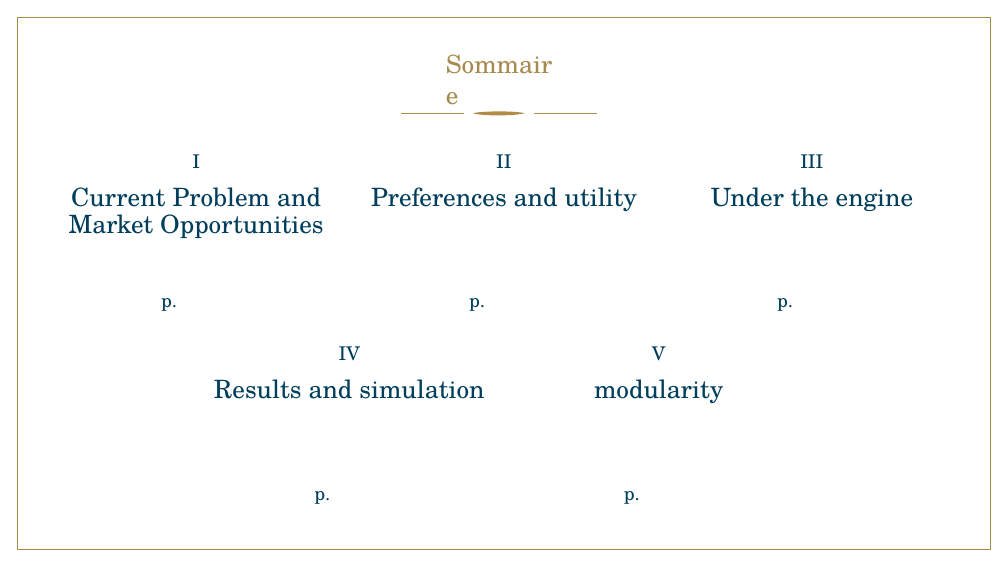
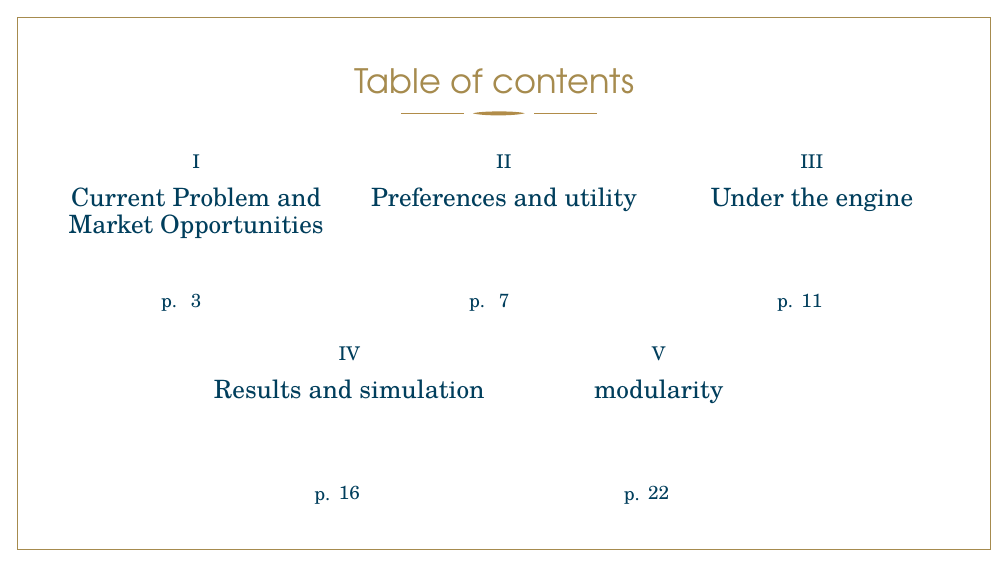
Before and after one commit to Mttmin/classroom_allocation, a slide deck: slide 2 of Pitch final Minguet.pptx. Drawn at 1008x567 pixels with LibreOffice and Linux fonts; fonts in the diff are those of the drawing; background and template pictures are left out. Boxes give left, top, right and bottom in pixels: in the first picture for what was removed or moved away, otherwise in the second. Text is boxed around its words. In the diff, an @@ line names an element or a change of style, - is before the commit and + after.

```diff
--- a/Pitch final Minguet.pptx
+++ b/Pitch final Minguet.pptx
@@ rectangle added at box(426, 43, 596, 99), fill #FFFFFF @@
@@ text removed at box(439, 45, 570, 83) @@
-Sommaire
@@ text added at box(354, 68, 635, 94), 32 pt, text #A68B4E @@
+Table of contents
@@ text added at box(191, 293, 202, 308), 18 pt, text #003E5C @@
+3
@@ text added at box(499, 293, 510, 307), 18 pt, text #003E5C @@
+7
@@ text added at box(801, 293, 822, 307), 18 pt, text #003E5C @@
+11
@@ text added at box(339, 485, 360, 500), 18 pt, text #003E5C @@
+16
@@ text added at box(648, 485, 669, 499), 18 pt, text #003E5C @@
+22
```
Also in this commit, not shown: 10 other slides changed, 9 slides added.
